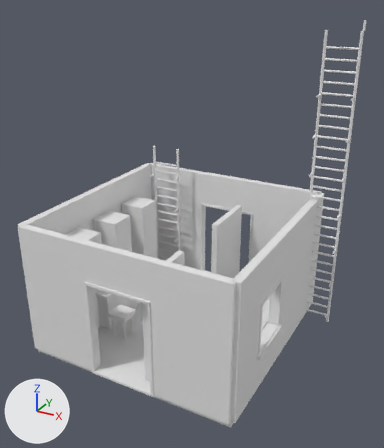
Two versions of the OBJ model verdant-exchange-r1/Assets/uplink-data-exchange-state-3.obj, one commit apart.
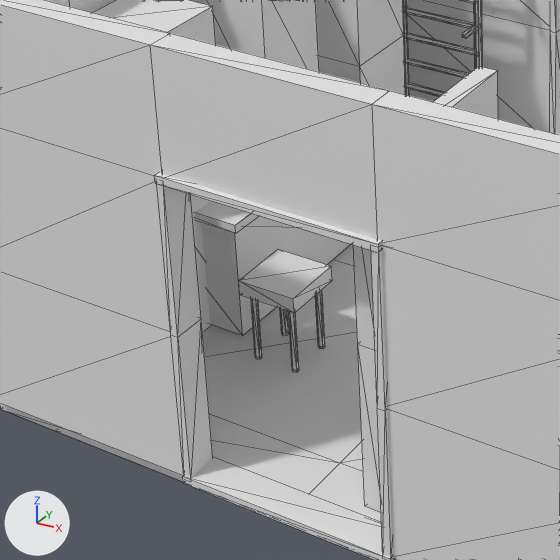
There are two pictures of each version: one whole from a 50 mm lens placed at (5.66, -9.81, 7.81), pointed at (0.39, -0.23, 3.02), one close up on the part from 10% to 53% of the width and 52% to 88% of the height. The axes (+X, +Y, +Z) are drawn at lower left. The lights are the same throughout. The first two pictures are the older version. The close-ups show mesh edges as thin lines. Where no turn or scale is listed for an object, it has been applied to the vertices.

In view in the first close-up: 'uplink-data-exchange-state-3'.
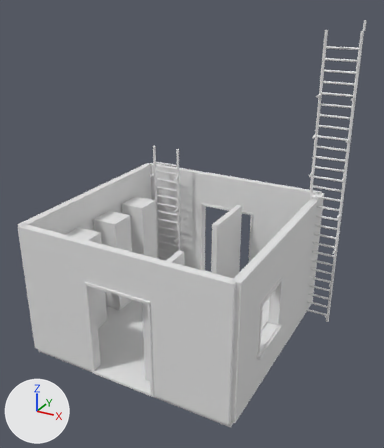
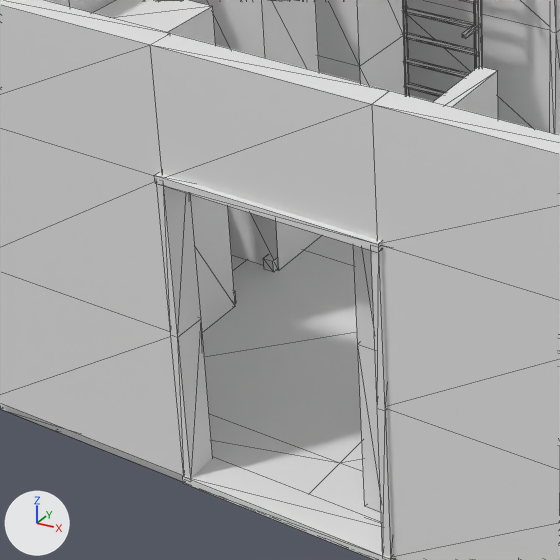
Where the change shows, as pixel boxes [x1, y1, x2, y2] in the close-ups (560 x 560 px):
part 1 of me_uplink_data_exchange_state_3, deleted
    before: [195, 201, 351, 372]

What changed in the scene script:
```text
Change me_uplink_data_exchange_state_3:
    used by ob_uplink_data_exchange_state_3; location = (0.0, 0.0, 0.0)
    remove me_uplink_data_exchange_state_3.from_pydata(...)  # 2002 vertices, 3364 faces; spans x -2.67..3.2, y -2.62..2.63, z 0.0..7.25
    add me_uplink_data_exchange_state_3.from_pydata(...)  # 1794 vertices, 3024 faces; spans x -2.67..3.2, y -2.62..2.63, z 0.0..7.25
    me_uplink_data_exchange_state_3 part 1: 19 loose pieces with 208 vertices, spanning x -2.36..-0.77, y -2.32..0.54, z 0.15..1.8, are deleted
    other edits to the shape of me_uplink_data_exchange_state_3 do not show in these pictures
```
